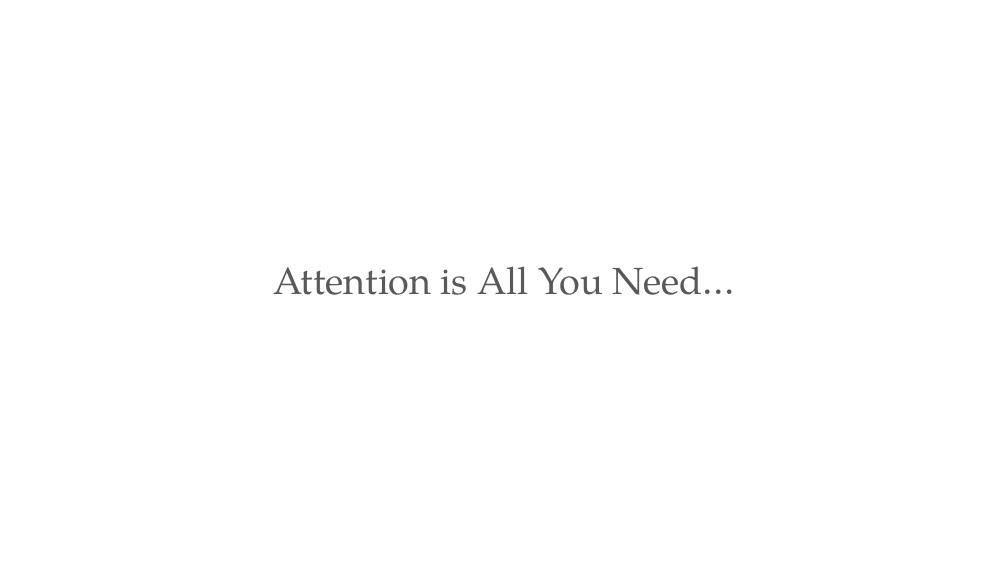
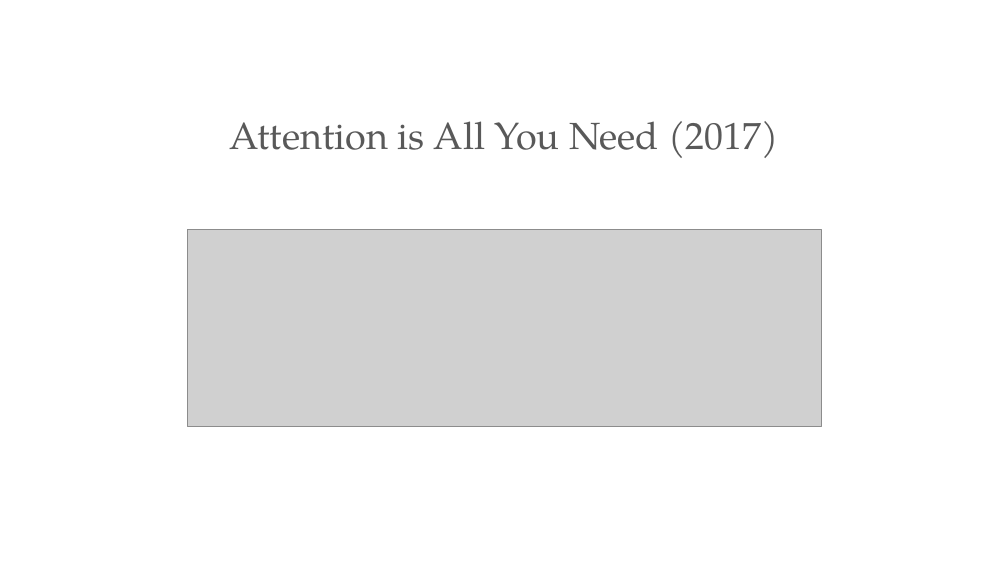
Before and after one commit to PracticumAI/transformers, a slide deck: slide 7 of presentations/01_transformers_intro.pptx. Drawn at 1008x567 pixels with LibreOffice and Linux fonts; fonts in the diff are those of the drawing; grey boxes stand for pictures. Boxes give left, top, right and bottom in pixels: in the first picture for what was removed or moved away, otherwise in the second. Text is boxed around its words. In the diff, an @@ line names an element or a change of style, - is before the commit and + after.

```diff
--- a/presentations/01_transformers_intro.pptx
+++ b/presentations/01_transformers_intro.pptx
@@ text at bbox=[230, 121, 778, 158]: text changed @@
-Attention is All You Need…
+Attention is All You Need (2017)
@@ picture added at bbox=[187, 229, 820, 426] @@
```
Also in this commit, not shown: 1 other slide changed, 1 other file.
